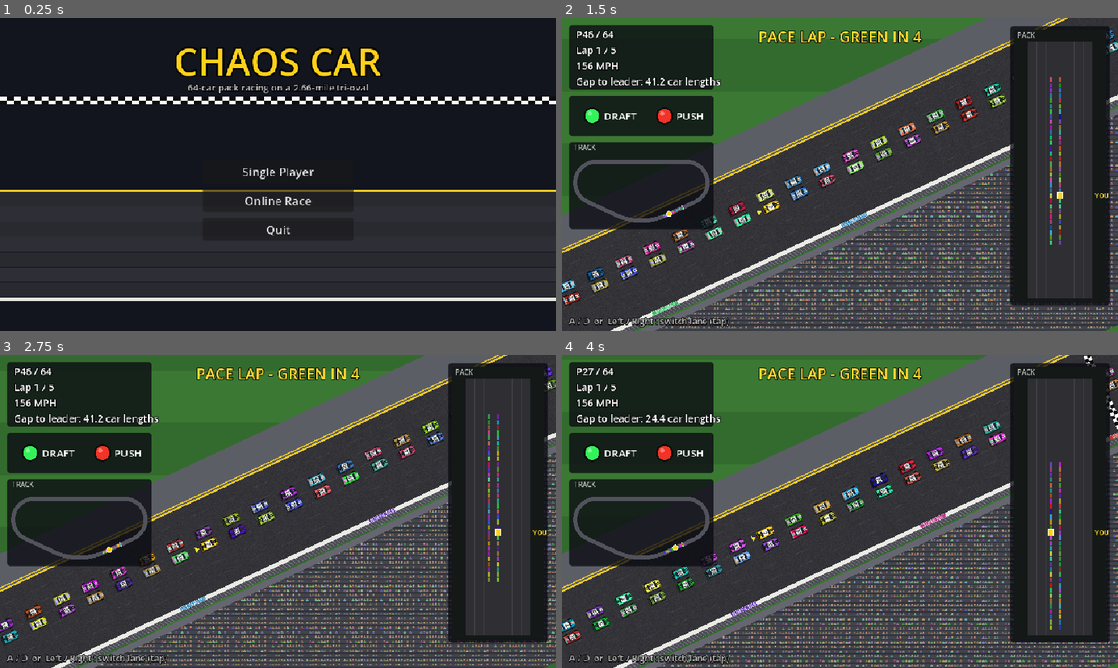
Above: before the commit, frames 1-4 (two rows, left to right).
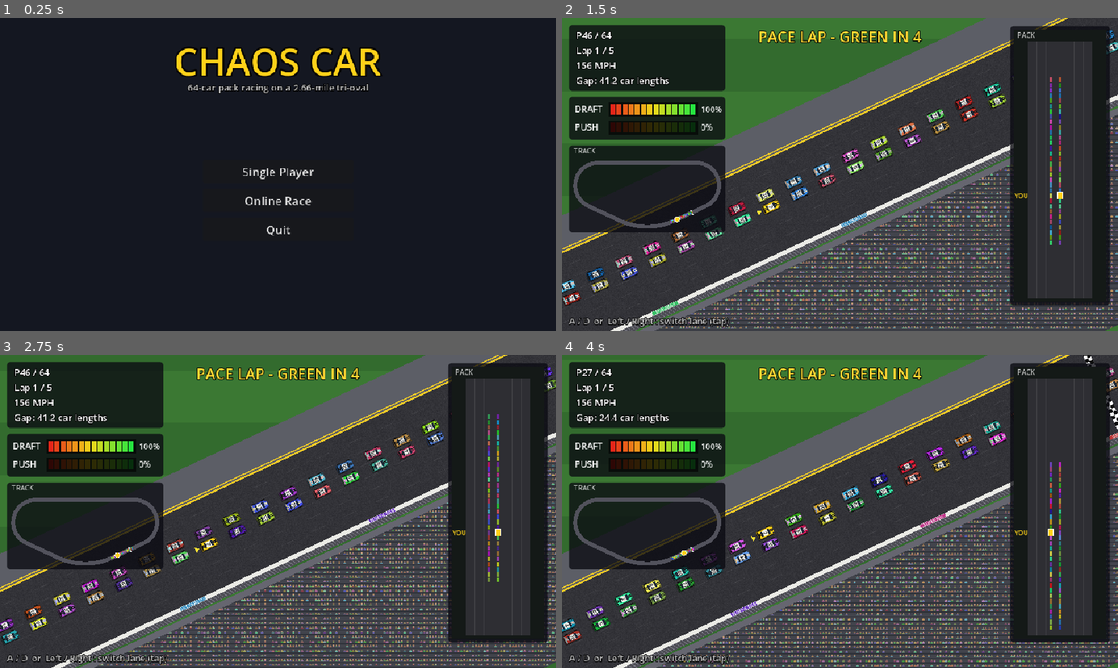
Above: after the commit, the same moments.

Repository: ejk6fam1-cyber/ChaosCar
Game: Godot game, scene res://main.tscn
Two runs of this game, one before a commit and one after it. Both use one fixed random seed, a clock stepped at 60 frames per second and the inputs below.
Inputs:
- Up to frame 1 (0.25 s): no input
- Up to frame 2 (1.5 s): click "Single Player" at 0.5 s; click "Start Race" at 1.25 s
- Up to frame 3 (2.75 s): tap Enter at 2 s; hold D from 2.03 s (still down); tap R at 2.1 s
- Up to frame 4 (4 s): release D at 2.78 s; hold A 2.78-3.53 s; tap R at 2.85, 3.6 s; hold D from 3.53 s (still down)

The runs differ from the first frame. In frame 1, 16% of the frame differs, in the area x 0-100%, y 25-91%; in frame 2, 5.3%; in frame 3, 5.3%; in frame 4, 5.3%.

Commit message:
Plain menu, draft/push strength meters, tidier HUD, sturdier online connect
- Menu: plain background.
- HUD: DRAFT and PUSH are red-to-green meters showing each force's
  current strength (sent from the server online); all text kept
  inside its panel.
- Online: accepts https:// or bare Render addresses (turned into
  wss://), prefers the address baked into the web build over a stale
  saved localhost one, shows which address it is connecting to and for
  how long, and gives up with a clear message after 90 s.
- Protocol bumped to 2 (snapshot fields changed).

Co-Authored-By: Claude Opus 5.5 <noreply@anthropic.com>
Claude-Session: https://claude.ai/code/session_01M63eaoQ5RCewL3VFraeAdq

Diff:
--- a/scripts/car.gd
+++ b/scripts/car.gd
@@ -38,6 +38,8 @@
 var think := 0.0             # AI: seconds until it next reconsiders its lane
 var draft_eff := 0.0         # draft including the long-line bonus (what actually cuts drag)
 var draft := 0.0             # 0..1 drafting the car ahead
+var draft_meter := 0.0       # 0..1 how strong the draft is right now (HUD meter)
+var push_meter := 0.0        # 0..1 how strong the push is right now (HUD meter)
 var push := 0.0              # 0..1 being pushed by the car(s) behind
 var line_behind := 0         # cars in the line directly behind
 var crew := 0                # AI: how many more cars behind me should jump out with me
--- a/scripts/main.gd
+++ b/scripts/main.gd
@@ -27,6 +27,8 @@
 var _lb_host_box: Control
 var _pending := ""            # "create" or "join" while connecting
 var _local_cfg := {}
+var _connect_t := -1.0        # seconds spent connecting (-1 = not connecting)
+var _connect_url := ""
 
 
 func _ready() -> void:
@@ -39,7 +41,10 @@
 		return
 	_build_ui()
 	Net.connected.connect(_on_connected)
-	Net.connection_failed.connect(func(reason: String) -> void: _set_status(reason + " Check the server address."))
+	Net.connection_failed.connect(func(reason: String) -> void:
+		_connect_t = -1.0
+		_pending = ""
+		_set_status("%s (%s) Check the address and that the Render server is Live." % [reason, _connect_url]))
 	Net.disconnected.connect(_on_disconnected)
 	Net.lobby_changed.connect(_on_lobby)
 	Net.race_started.connect(_on_race_started)
@@ -67,8 +72,9 @@
 	sub.size = Vector2(960, 24)
 	sub.horizontal_alignment = HORIZONTAL_ALIGNMENT_CENTER
 	_status = _text(_ui, "", 16, Color(1, 0.55, 0.45))
-	_status.position = Vector2(0, 494)
-	_status.size = Vector2(960, 24)
+	_status.position = Vector2(40, 482)
+	_status.size = Vector2(880, 50)
+	_status.autowrap_mode = TextServer.AUTOWRAP_WORD_SMART
 	_status.horizontal_alignment = HORIZONTAL_ALIGNMENT_CENTER
 
 	# --- title
@@ -233,17 +239,7 @@
 
 
 func _draw_bg(c: Control) -> void:
-	c.draw_rect(Rect2(Vector2.ZERO, Vector2(960, 540)), Color(0.07, 0.08, 0.12))
-	# a sweep of banked asphalt with lane lines
-	for i in 7:
-		var y := 300.0 + i * 26.0
-		c.draw_rect(Rect2(0, y, 960, 25), Color(0.16, 0.16, 0.19) if i % 2 == 0 else Color(0.18, 0.18, 0.21))
-	c.draw_rect(Rect2(0, 296, 960, 4), Color(0.95, 0.8, 0.15))
-	c.draw_rect(Rect2(0, 482, 960, 6), Color(0.9, 0.9, 0.88))
-	# checkered band under the title
-	for i in 80:
-		for r in 2:
-			c.draw_rect(Rect2(i * 12, 136 + r * 6, 12, 6), Color.WHITE if (i + r) % 2 == 0 else Color(0.05, 0.05, 0.05))
+	c.draw_rect(Rect2(Vector2.ZERO, Vector2(960, 540)), Color(0.08, 0.09, 0.13))
 
 
 # =================================================================== single player
@@ -316,13 +312,37 @@
 	if Net.is_online():
 		_on_connected()
 		return
-	_set_status("Connecting... (a sleeping free server can take about a minute to wake up)")
+	_connect_url = Net.normalize_url(url)
+	_on_server.text = _connect_url
 	if Net.connect_to(url) != OK:
-		_set_status("That server address doesn't look right.")
+		_set_status("That server address doesn't look right: %s" % _connect_url)
+		_pending = ""
+		return
+	_connect_t = 0.0
+
+
+func _process(delta: float) -> void:
+	if _connect_t < 0.0:
+		return
+	_connect_t += delta
+	if Net.connection_status() == MultiplayerPeer.CONNECTION_CONNECTED:
+		_connect_t = -1.0
+		return
+	if Net.connection_status() == MultiplayerPeer.CONNECTION_DISCONNECTED:
+		_connect_t = -1.0
+		return
+	if _connect_t > 90.0:
+		_connect_t = -1.0
+		_pending = ""
+		Net.disconnect_from()
+		_set_status("No answer from %s. Check the address (it should start with wss://) and that the Render server is Live." % _connect_url)
+	else:
+		_set_status("Connecting to %s ... %ds  (a sleeping free server takes about a minute to wake up)" % [_connect_url, int(_connect_t)])
 
 
 func _on_connected() -> void:
-	_set_status("")
+	_connect_t = -1.0
+	_set_status("Connected - setting up the race...")
 	if _pending == "create":
 		Net.create_room(_on_name.text)
 	elif _pending == "join":
--- a/scripts/net.gd
+++ b/scripts/net.gd
@@ -14,7 +14,7 @@
 signal race_started(cfg: Dictionary)
 signal error_message(text: String)
 
-const PROTOCOL := 1                  # bump when client and server must update together
+const PROTOCOL := 2                  # bump when client and server must update together
 const MAX_PLAYERS := 4
 const SEND_EVERY := 3                # physics ticks between snapshots (60 / 3 = 20 a second)
 const DEFAULT_SERVER := "ws://localhost:9080"
@@ -61,13 +61,20 @@
 	cf.save(SETTINGS_FILE)
 
 
-## The server address: one baked into the web build (server_url.txt) wins over the saved one.
+## The server address. The one baked into the web build (server_url.txt) is used unless you've typed a
+## different one yourself; a new baked address (the server moved) always wins over an old saved one.
 func default_server() -> String:
+	var baked := ""
 	if FileAccess.file_exists("res://server_url.txt"):
-		var baked := FileAccess.get_file_as_string("res://server_url.txt").strip_edges()
-		if baked != "":
-			return load_setting("server", baked)
-	return load_setting("server", DEFAULT_SERVER)
+		baked = normalize_url(FileAccess.get_file_as_string("res://server_url.txt"))
+	var saved: String = load_setting("server", "")
+	if baked != "" and (saved == "" or saved.contains("localhost") or load_setting("baked", "") != baked):
+		save_setting("baked", baked)
+		save_setting("server", baked)
+		return baked
+	if saved != "":
+		return saved
+	return baked if baked != "" else DEFAULT_SERVER
 
 
 # =================================================================== server
@@ -301,8 +308,29 @@
 
 # =================================================================== client
 
+## Accepts what people paste: https://x.onrender.com/ -> wss://x.onrender.com, a bare host -> wss://host
+static func normalize_url(url: String) -> String:
+	url = url.strip_edges()
+	if url.begins_with("https://"):
+		url = "wss://" + url.substr(8)
+	elif url.begins_with("http://"):
+		url = "ws://" + url.substr(7)
+	elif not url.begins_with("ws://") and not url.begins_with("wss://") and url != "":
+		url = ("ws://" if url.begins_with("localhost") or url.begins_with("127.") else "wss://") + url
+	while url.ends_with("/"):
+		url = url.left(url.length() - 1)
+	return url
+
+
+func connection_status() -> int:
+	if multiplayer.multiplayer_peer == null:
+		return MultiplayerPeer.CONNECTION_DISCONNECTED
+	return multiplayer.multiplayer_peer.get_connection_status()
+
+
 func connect_to(url: String) -> Error:
 	disconnect_from()
+	url = normalize_url(url)
 	var peer := WebSocketMultiplayerPeer.new()
 	var err := peer.create_client(url)
 	if err != OK:
--- a/scripts/race.gd
+++ b/scripts/race.gd
@@ -299,6 +299,8 @@
 	_aero()
 	for c in cars:
 		c.carry = maxf(c.draft_eff, c.carry - CARRY_FADE * dt)
+		c.draft_meter = draft_strength(c)
+		c.push_meter = push_strength(c)
 		# dirty air: a slow random wander in each car's drag
 		c.turb = clampf(c.turb * (1.0 - 0.3 * dt) + rng.randf_range(-1.0, 1.0) * TURBULENCE * sqrt(dt), -TURBULENCE, TURBULENCE)
 		if flag == Flag.PACE:
@@ -336,6 +338,17 @@
 		* (1.0 + c.turb) \
 		* (1.0 + SIDE_DRAFT * c.side) \
 		* (1.0 + DEEP_DRAG * clampf(c.line_pos - DEEP_FROM, 0, 10))
+
+
+## HUD meters, 0..1. Draft: the tow you're getting (a long line ahead pulls hardest).
+static func draft_strength(c: Car) -> float:
+	return clampf(maxf(c.draft_eff, c.carry) / 2.0, 0.0, 1.0)
+
+
+## Push: the drag cut from cars nose-to-tail on your bumper (full at about 8 cars).
+static func push_strength(c: Car) -> float:
+	var cut := 1.0 - (1.0 - PUSH_MAX * c.push) * (1.0 - PUSH_LINE * minf(c.line_behind, LINE_CAP))
+	return clampf(cut / 0.2, 0.0, 1.0)
 
 
 ## Lined-up fraction of two cars side by side (1 = directly in line, 0 = a full car width apart).
@@ -786,7 +799,7 @@
 # ------------------------------------------------------------------ online
 
 ## Server: the state every online player needs, ~20 times a second.
-## Per car: s, lane, v, draft, push.  Header: clock, flag.
+## Per car: s, lane, v, draft meter, push meter.  Header: clock, flag.
 func snapshot() -> PackedFloat32Array:
 	var out := PackedFloat32Array()
 	out.resize(2 + cars.size() * 5)
@@ -798,8 +811,8 @@
 		out[k] = c.s
 		out[k + 1] = float(c.lane)
 		out[k + 2] = c.v
-		out[k + 3] = minf(c.draft_eff, 3.0)
-		out[k + 4] = c.push
+		out[k + 3] = c.draft_meter
+		out[k + 4] = c.push_meter
 	return out
 
 
@@ -829,9 +842,8 @@
 		if lane != c.lane and not (c == player and _net_clock < player.pred_until):
 			c.lane = lane
 			c.x = lane_x(lane)
-		c.draft_eff = data[k + 3]
-		c.draft = minf(c.draft_eff, 1.0)
-		c.push = data[k + 4]
+		c.draft_meter = data[k + 3]
+		c.push_meter = data[k + 4]
 	if fin_idx.size() != finish_order.size():
 		finish_order.clear()
 		for j in fin_idx.size():
--- a/scripts/race_hud.gd
+++ b/scripts/race_hud.gd
@@ -18,18 +18,21 @@
 var _again: Button
 const RADAR := Rect2(780, 20, 160, 470)
 const RADAR_RANGE := 220.0     # metres ahead/behind shown on the radar
-const MAP := Rect2(12, 214, 250, 150)
-const LIGHTS := Rect2(12, 134, 250, 70)
+const INFO := Rect2(12, 12, 270, 114)
+const METERS := Rect2(12, 136, 270, 74)
+const MAP := Rect2(12, 220, 270, 150)
 
 
 func _ready() -> void:
-	_panel(Rect2(12, 12, 250, 112))
-	_info = _label(Vector2(24, 16), 17, Color.WHITE)
+	_panel(INFO)
+	_info = _label(INFO.position + Vector2(12, 6), 16, Color.WHITE)
+	_info.size = INFO.size - Vector2(24, 12)
+	_info.clip_text = true
 	_flag = _label(Vector2(300, 14), 26, Color.WHITE)
 	_flag.size = Vector2(360, 34)
 	_flag.horizontal_alignment = HORIZONTAL_ALIGNMENT_CENTER
-	_panel(LIGHTS)
-	_lights = _canvas(LIGHTS, _draw_lights)
+	_panel(METERS)
+	_lights = _canvas(METERS, _draw_meters)
 	_panel(MAP)
 	_map = _canvas(MAP, _draw_map)
 	_panel(RADAR.grow(6))
@@ -110,8 +113,8 @@
 		return
 	var p := race.player
 	var leader := race.order[0]
-	var gap := "LEADING" if leader == p else "%.1f car lengths" % ((leader.s - p.s) / Car.LENGTH)
-	_info.text = "P%d / %d\nLap %d / %d\n%d MPH\nGap to leader: %s" % [p.place, race.cars.size(), race.lap_of(maxf(p.s, 0.0)), race.laps, int(p.v * Race.MPH), gap]
+	var gap := "Leading!" if leader == p else "Gap: %.1f car lengths" % ((leader.s - p.s) / Car.LENGTH)
+	_info.text = "P%d / %d\nLap %d / %d\n%d MPH\n%s" % [p.place, race.cars.size(), race.lap_of(maxf(p.s, 0.0)), race.laps, int(p.v * Race.MPH), gap]
 	match race.flag:
 		Race.Flag.PACE:
 			_flag.text = "PACE LAP - GREEN IN %d" % int(ceil(Race.PACE_TIME - race.clock))
@@ -136,19 +139,28 @@
 		_board.queue_redraw()
 
 
-## DRAFT and PUSH lights: green when you've got it, red when you haven't.
-func _draw_lights() -> void:
+## DRAFT and PUSH meters: how strong each force is right now, red (none) through yellow to green (full).
+func _draw_meters() -> void:
 	var font := ThemeDB.fallback_font
 	var p := race.player
-	var items := [["DRAFT", maxf(p.draft_eff, p.carry) > 0.25], ["PUSH", p.push > 0.5]]
+	var items := [["DRAFT", p.draft_meter], ["PUSH", p.push_meter]]
+	var segs := 14
 	for i in items.size():
-		var cx := 40.0 + i * 125.0
-		var on: bool = items[i][1]
-		var col := Color(0.2, 0.95, 0.35) if on else Color(0.95, 0.2, 0.15)
-		_lights.draw_circle(Vector2(cx, 35), 15.0, Color(0, 0, 0, 0.6))
-		_lights.draw_circle(Vector2(cx, 35), 12.0, col)
-		_lights.draw_circle(Vector2(cx - 4, 31), 4.0, Color(1, 1, 1, 0.35))
-		_lights.draw_string(font, Vector2(cx + 20, 42), items[i][0], HORIZONTAL_ALIGNMENT_LEFT, -1, 18, Color.WHITE)
+		var y := 12.0 + i * 31.0
+		var v: float = items[i][1]
+		_lights.draw_string(font, Vector2(10, y + 15), items[i][0], HORIZONTAL_ALIGNMENT_LEFT, -1, 15, Color.WHITE)
+		var bar := Rect2(70, y, 150, 20)
+		_lights.draw_rect(bar.grow(2), Color(0, 0, 0, 0.6))
+		var w := bar.size.x / segs
+		var lit := int(round(v * segs))
+		for k in segs:
+			var t := float(k) / (segs - 1)
+			var col := Color(0.9, 0.15, 0.1).lerp(Color(0.95, 0.85, 0.1), t * 2.0) if t < 0.5 \
+				else Color(0.95, 0.85, 0.1).lerp(Color(0.15, 0.9, 0.25), (t - 0.5) * 2.0)
+			if k >= lit:
+				col = col.darkened(0.8)
+			_lights.draw_rect(Rect2(bar.position.x + k * w + 1, bar.position.y + 1, w - 2, bar.size.y - 2), col)
+		_lights.draw_string(font, Vector2(228, y + 15), "%d%%" % int(round(v * 100.0)), HORIZONTAL_ALIGNMENT_LEFT, 38, 14, Color(1, 1, 1, 0.85))
 
 
 ## Full finishing order: two columns of 32, humans in their colours, times or gaps.
@@ -211,16 +223,16 @@
 		_radar.draw_rect(Rect2(px - 2.5, py - 4, 5, 8), c.color.darkened(0.15))
 		if c.is_player:       # another human: outline and name
 			_radar.draw_rect(Rect2(px - 3.5, py - 5, 7, 10), Color.WHITE, false, 1.0)
-			_radar.draw_string(font, Vector2(px + 5, py + 4), c.driver_name.left(8), HORIZONTAL_ALIGNMENT_LEFT, -1, 10, c.color)
+			_radar.draw_string(font, Vector2(track.end.x + 2, py + 4), c.driver_name.left(3), HORIZONTAL_ALIGNMENT_LEFT, 22, 9, c.color)
 	# you: drawn last, bigger, outlined
 	var ppx := track.position.x + (p.x + hw) / (hw * 2.0) * track.size.x
 	_radar.draw_rect(Rect2(ppx - 4.5, cy - 6.5, 9, 13), Color(1, 0.2, 0.15) if p.blocked_flash > 0.0 else Color.WHITE)
 	_radar.draw_rect(Rect2(ppx - 3.5, cy - 5.5, 7, 11), p.color)
-	_radar.draw_string(font, Vector2(track.end.x + 4, cy + 4), "YOU", HORIZONTAL_ALIGNMENT_LEFT, -1, 11, Color(1.0, 0.85, 0.15))
+	_radar.draw_string(font, Vector2(2, cy + 4), "YOU", HORIZONTAL_ALIGNMENT_LEFT, 22, 10, p.color)
 	# leader arrow if the front of the pack is off the radar
 	var lead := race.order[0]
 	if (lead.s - p.s) * scale > cy - track.position.y:
-		_radar.draw_string(font, Vector2(track.position.x, track.position.y + 12), "^ leader %d m" % int(lead.s - p.s), HORIZONTAL_ALIGNMENT_LEFT, -1, 11, Color(1, 1, 1, 0.8))
+		_radar.draw_string(font, Vector2(track.position.x, track.position.y + 12), "^ leader %d lengths" % int((lead.s - p.s) / Car.LENGTH), HORIZONTAL_ALIGNMENT_LEFT, track.size.x, 11, Color(1, 1, 1, 0.8))
 
 
 ## The whole tri-oval with every car on it.
--- a/test/netbot.gd
+++ b/test/netbot.gd
@@ -70,7 +70,7 @@
 		race._tap(1 if randf() < 0.5 else -1)
 	if t > next_log:
 		next_log += 10.0
-		print("%s t=%4.1f P%d lap %d  %3d mph  lane %d  draft %.2f push %.0f  flag %d" % [who, t, race.player.place, race.lap_of(maxf(race.player.s, 0)), int(race.player.v * Race.MPH), race.player.lane, race.player.draft_eff, race.player.push, race.flag])
+		print("%s t=%4.1f P%d lap %d  %3d mph  lane %d  draft %.2f push %.2f  flag %d" % [who, t, race.player.place, race.lap_of(maxf(race.player.s, 0)), int(race.player.v * Race.MPH), race.player.lane, race.player.draft_meter, race.player.push_meter, race.flag])
 
 func _on_over() -> void:
 	var me := race.finish_order.find(race.player) + 1
